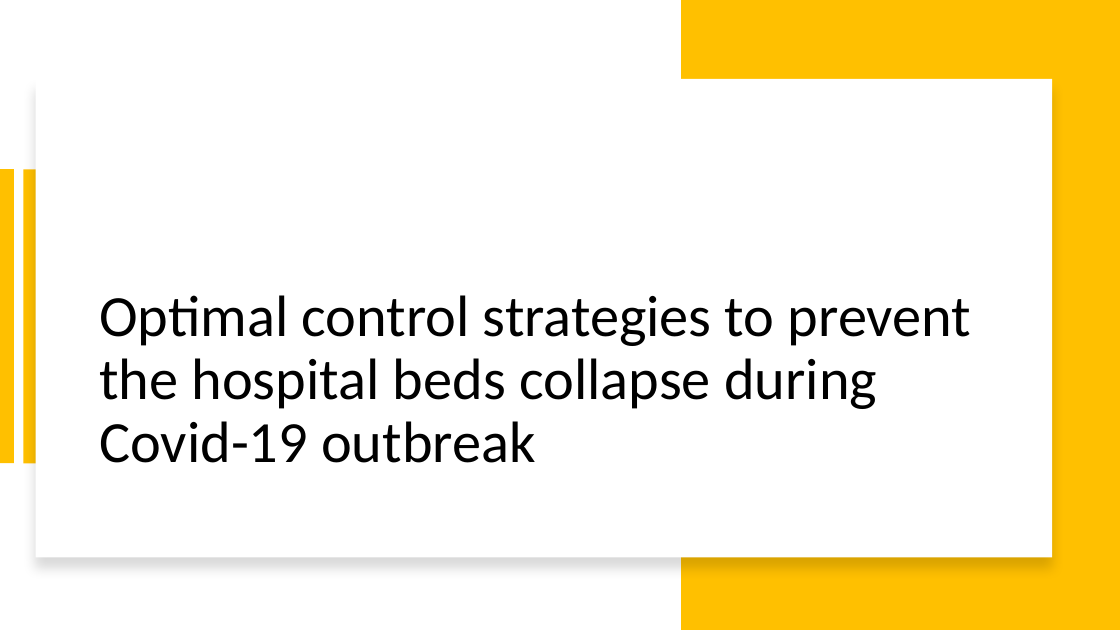
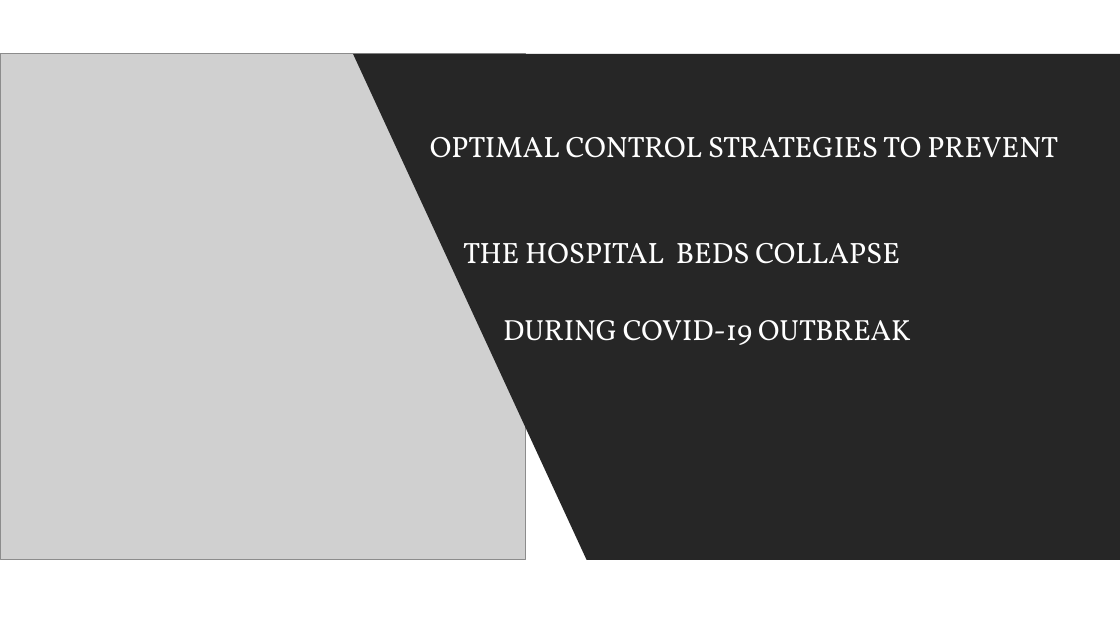
Before and after one commit to spbisc97/covid-optimal-control, a slide deck: slide 1 of PowerPoint/Optimal control strategies to prevent the hospital beds collapse during COVID-19 outbreak.pptx. Drawn at 1120x630 pixels with LibreOffice and Linux fonts; fonts in the diff are those of the drawing; grey boxes stand for pictures. Boxes give left, top, right and bottom in pixels: in the first picture for what was removed or moved away, otherwise in the second. Text is boxed around its words. In the diff, an @@ line names an element or a change of style, - is before the commit and + after.

```diff
--- a/PowerPoint/Optimal control strategies to prevent the hospital beds collapse during COVID-19 outbreak.pptx
+++ b/PowerPoint/Optimal control strategies to prevent the hospital beds collapse during COVID-19 outbreak.pptx
@@ rectangle removed at (x1=681, y1=0, x2=1120, y2=630) @@
@@ picture added at (x1=0, y1=54, x2=525, y2=560) @@
@@ freeform shape added at (x1=353, y1=54, x2=1120, y2=560), fill #262626 @@
@@ rectangle removed at (x1=35, y1=79, x2=1052, y2=558) @@
@@ title at (x1=430, y1=137, x2=1058, y2=264): text changed; size 50 to 25.2 pt; font Calibri to Vollkorn; text colour #000000 to #FFFFFF @@
-Optimal control strategies to prevent the hospital beds collapse during Covid-19 outbreak
+OPTIMAL CONTROL STRATEGIES TO PREVENT
+THE HOSPITAL BEDS COLLAPSE
@@ rectangle removed at (x1=0, y1=169, x2=14, y2=463) @@
@@ rectangle removed at (x1=23, y1=169, x2=37, y2=463) @@
@@ text added at (x1=503, y1=320, x2=911, y2=345), 25 pt, text #FFFFFF @@
+DURING COVID-19 OUTBREAK
```
Also in this commit, not shown: 4 other slides changed, 1 slide added, 1 other file.
